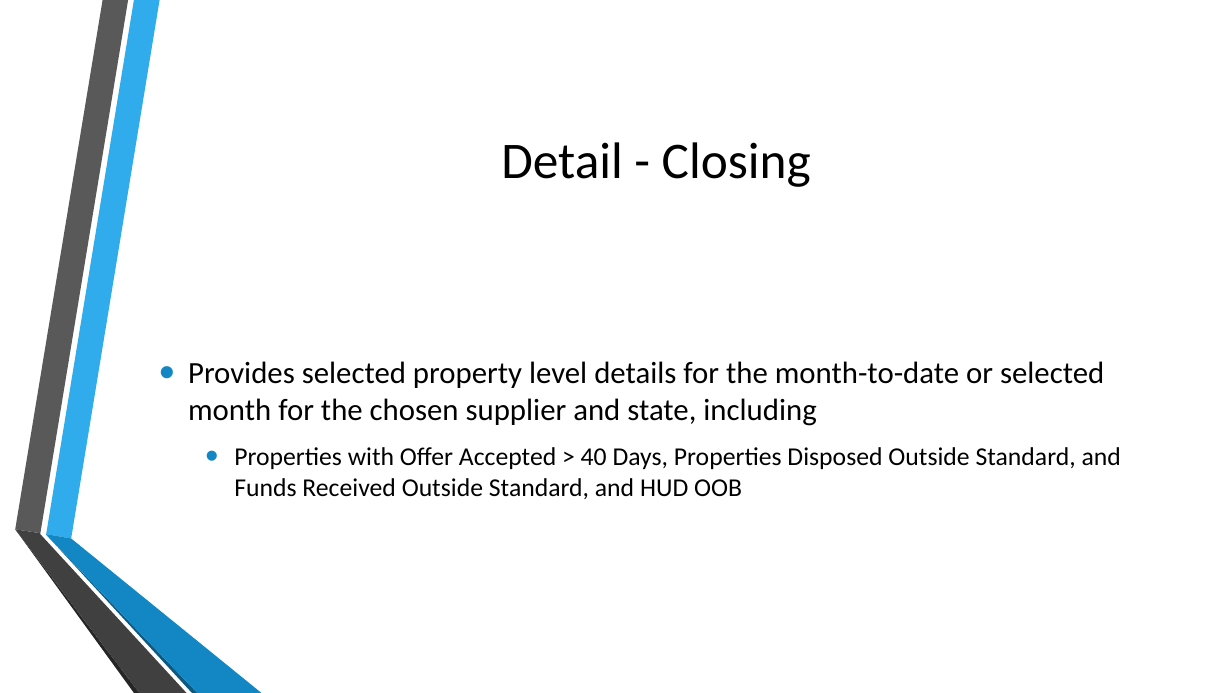
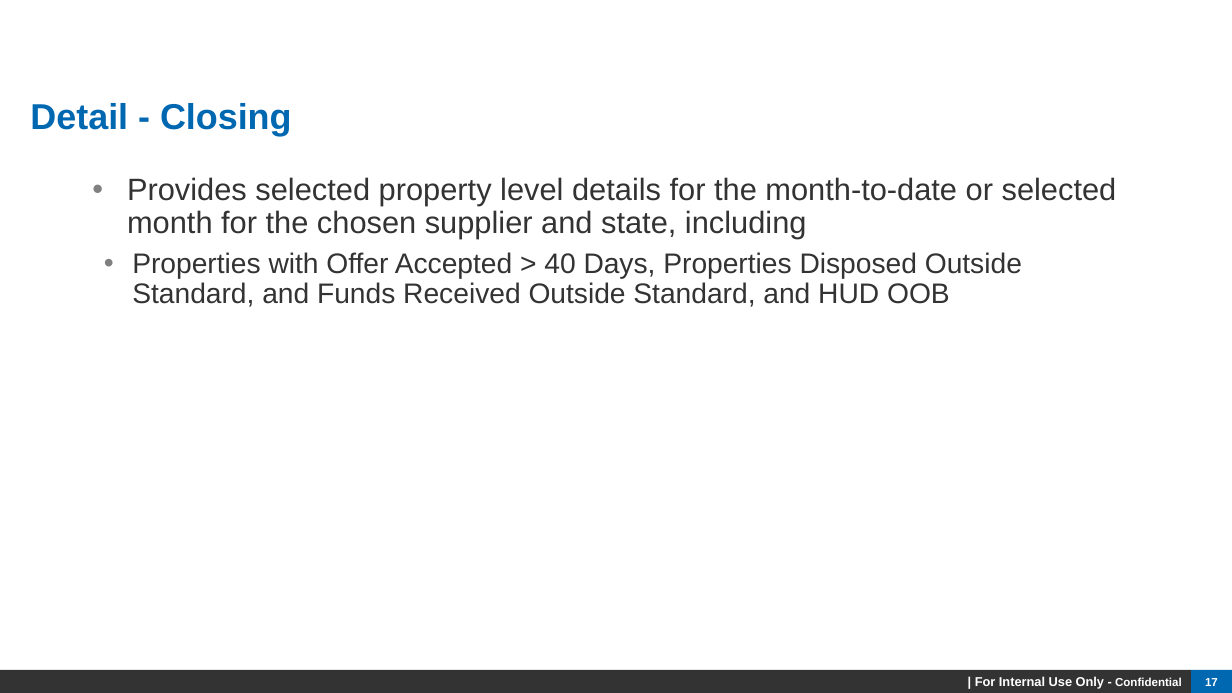
Before and after one commit to maxchen1220/Project, a slide deck: slide 17 of Supplier Scorecard Project Review.pptx (slide 12 before the commit). Drawn at 1232x693 pixels with LibreOffice and Linux fonts; fonts in the diff are those of the drawing; background and template pictures are left out. Boxes give left, top, right and bottom in pixels: in the first picture for what was removed or moved away, otherwise in the second. Text is boxed around its words. In the diff, an @@ line names an element or a change of style, - is before the commit and + after.

```diff
--- a/Supplier Scorecard Project Review.pptx
+++ b/Supplier Scorecard Project Review.pptx
@@ title "Detail - Closing" moved from (x1=501, y1=142, x2=811, y2=187) to (x1=30, y1=103, x2=292, y2=136) @@
@@ title "Detail - Closing" at (x1=30, y1=103, x2=292, y2=136): size 40 to 28 pt, font Calibri to Arial, text colour #000000 to #0067B1, bold on; alignment centre to left; line spacing 1 to 0.95 @@
@@ text "Provides selected property level details ..." moved from (x1=188, y1=361, x2=1121, y2=499) to (x1=127, y1=177, x2=1117, y2=307) @@
@@ text "Provides selected property level details ..." at (x1=127, y1=177, x2=1117, y2=307): font Calibri to Arial, text colour #000000 to #333333; size 20 to 22 pt in "Properties with Offer Accepted > 40 Days, ..."; indent changed; line spacing 1 to 0.9; bullet colour #1287C3 to #808080; less space between paragraphs; vertical alignment middle to top @@
@@ group removed at (x1=15, y1=0, x2=262, y2=693): 6 freeform shapes @@
@@ rectangle added at (x1=0, y1=670, x2=1191, y2=693), fill #333333, 10 pt, text #FFFFFF, bold @@
+| For Internal Use Only - Confidential
@@ page number added at (x1=1191, y1=670, x2=1232, y2=693), fill #0067B1, 9 pt, text #FFFFFF, bold @@
+17
```
Also in this commit, not shown: 12 other slides changed, 6 slides added, 1 slide removed.
